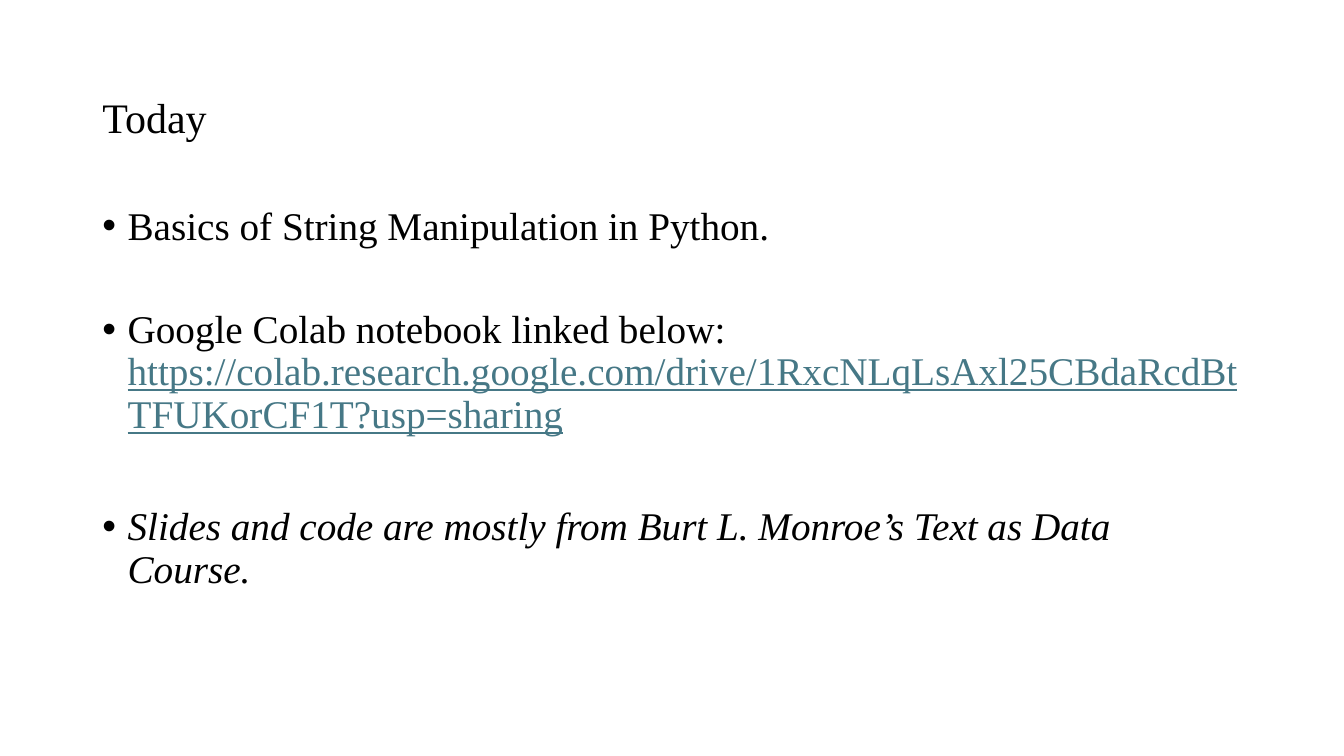
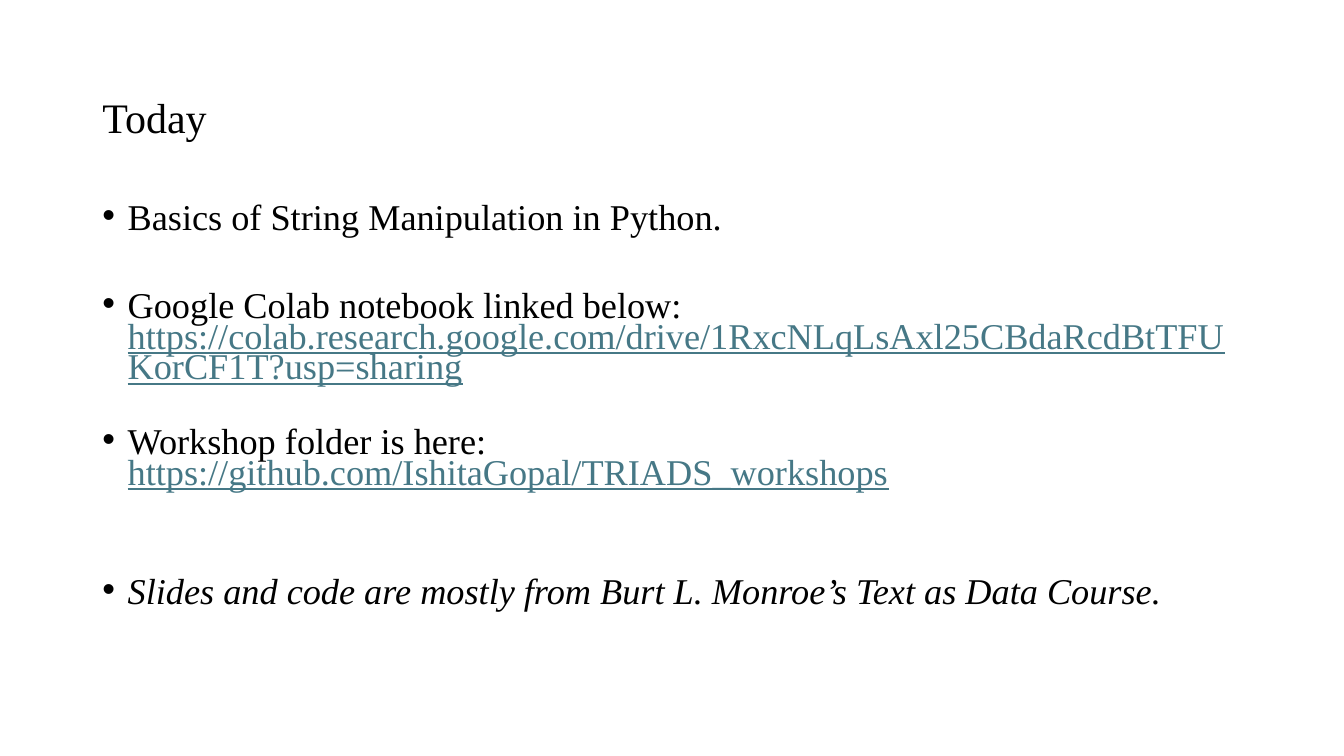
Before and after one commit to IshitaGopal/TRIADS_workshops, a slide deck: slide 14 of Introduction_to_TextAnalysis/Slides/TextAnalysis_Day1.pptx. Drawn at 1344x756 pixels with LibreOffice and Linux fonts; fonts in the diff are those of the drawing. Boxes give left, top, right and bottom in pixels: in the first picture for what was removed or moved away, otherwise in the second. Text is boxed around its words. In the diff, an @@ line names an element or a change of style, - is before the commit and + after.

Commit message:
updated slides

```diff
--- a/Introduction_to_TextAnalysis/Slides/TextAnalysis_Day1.pptx
+++ b/Introduction_to_TextAnalysis/Slides/TextAnalysis_Day1.pptx
@@ text at [128, 204, 1224, 611]: size 28 to 25.9 pt in "Basics of String Manipulation in Python.", "Google Colab notebook linked below: https://colab.research.g ...", "Slides and code are mostly from Burt ..."; line spacing 0.9 to 0.7 @@
@@ text at [128, 428, 888, 492]: paragraph added @@
+• Workshop folder is here: https://github.com/IshitaGopal/TRIADS_workshops
```
Also in this commit, not shown: 3 other files.
